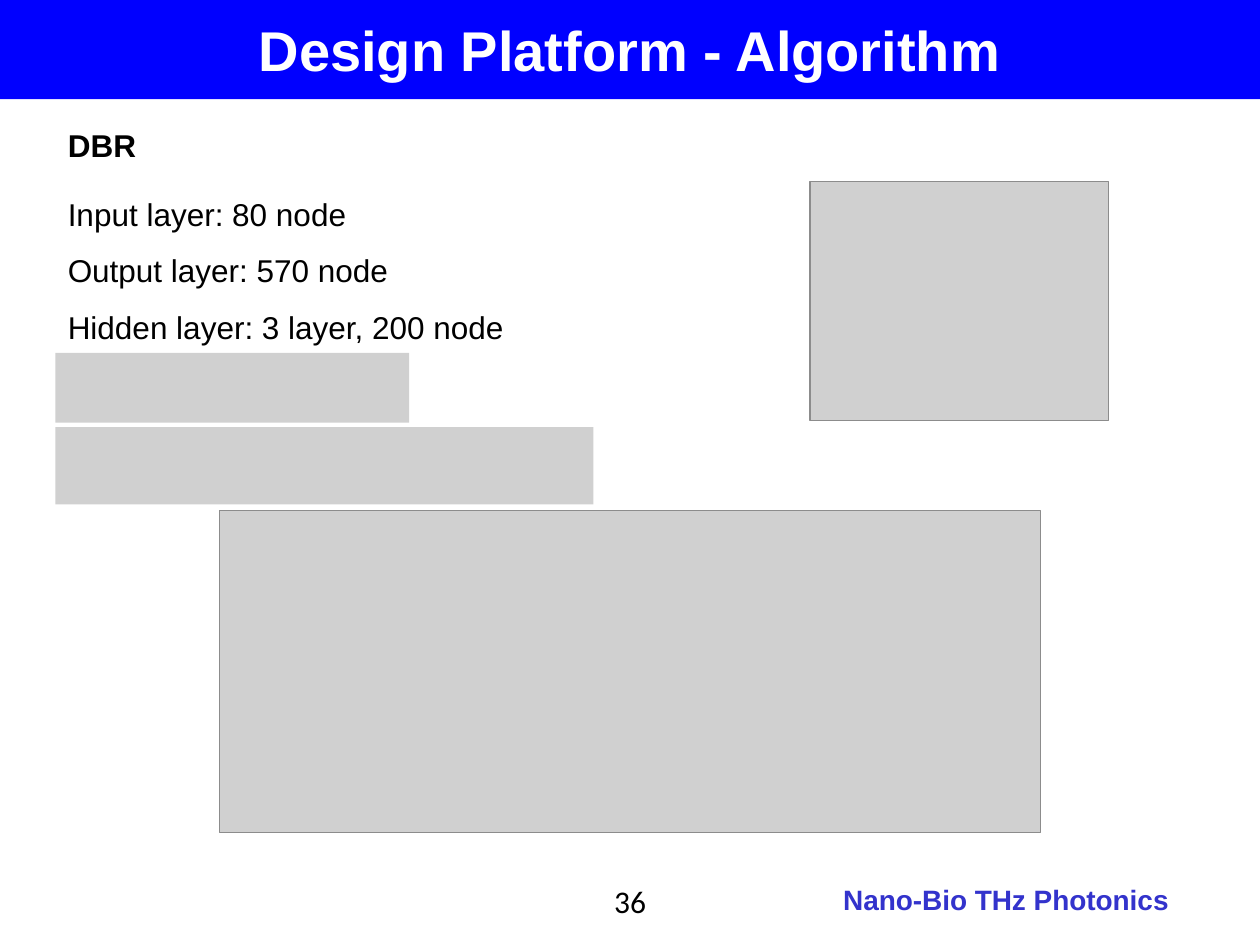
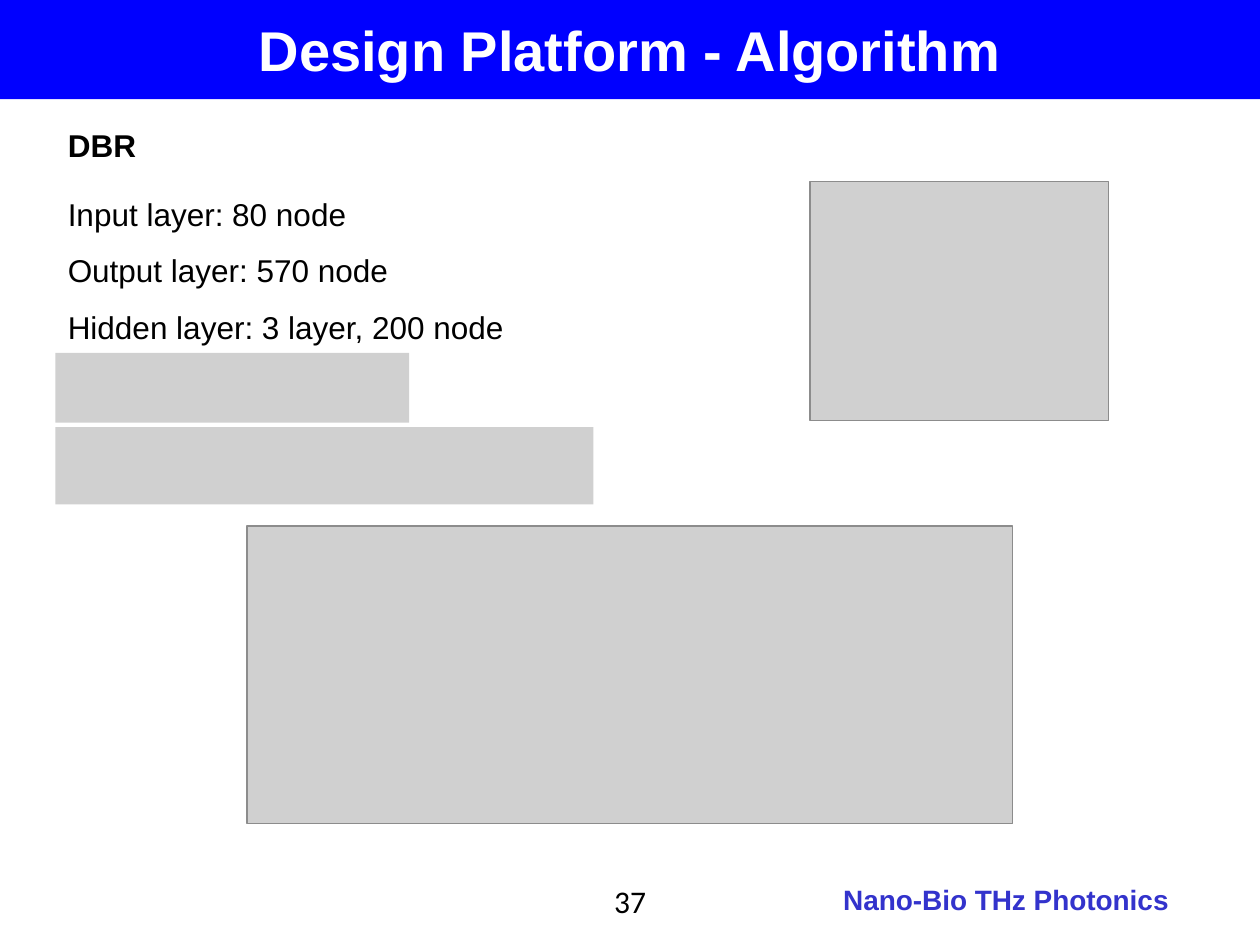
Before and after one commit to jglee96/NBTP_Lab, a slide deck: slide 37 of 개인/석사학위논문/Thesis_Presentation_v2.pptx (slide 36 before the commit). Drawn at 1260x945 pixels with LibreOffice and Linux fonts; fonts in the diff are those of the drawing; grey boxes stand for pictures; background and template pictures are left out. Boxes give left, top, right and bottom in pixels: in the first picture for what was removed or moved away, otherwise in the second. Text is boxed around its words. In the diff, an @@ line names an element or a change of style, - is before the commit and + after.

```diff
--- a/개인/석사학위논문/Thesis_Presentation_v2.pptx
+++ b/개인/석사학위논문/Thesis_Presentation_v2.pptx
@@ picture: place and size @@
-picture at box(219, 510, 1041, 832)
+picture at box(247, 527, 1013, 824)
@@ page number at box(614, 892, 646, 914): text changed @@
-36
+37
```
Also in this commit, not shown: 6 other slides changed, 1 slide added, 17 other files.
